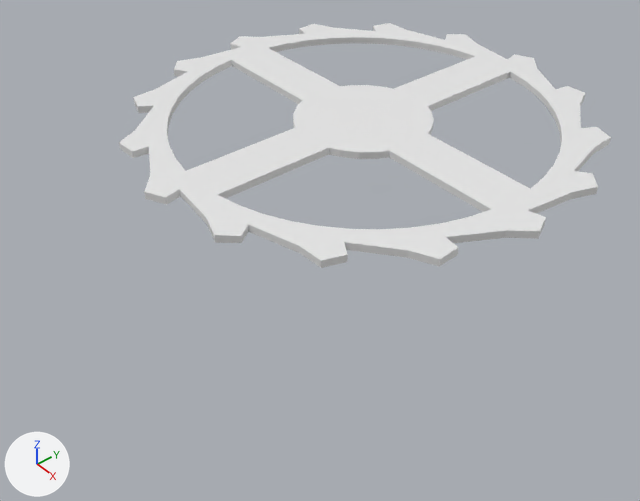
The Blender file assets/blender/clock.blend as it was, and as the next commit left it.
Camera for both pictures: a 50 mm lens placed at (4.81, -4.43, 3.51), pointed at (-0.36, -0.17, -1.51). Every picture has the same lights, and +X, +Y and +Z are marked at lower left.

Objects in the first picture: 'escape_wheel'.
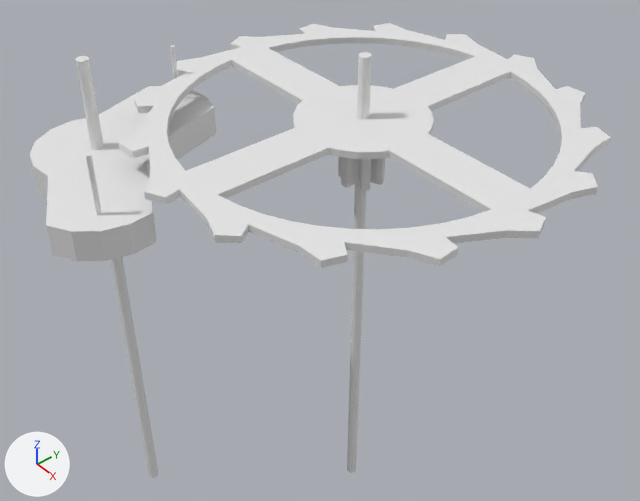
The newer file is also turned or shifted as a whole; pictures and numbers use the older file's frame.

Pixel boxes (x1, y1, x2, y2) of what changed, in the pictures (640 x 501 px; the box of a moved part takes in the faces that stretch with it):
```json
{"object": "anchor", "change": "added", "after": [30, 45, 216, 261]}
{"object": "pin.001", "change": "added", "after": [75, 56, 158, 478]}
{"object": "pin.000", "change": "added", "after": [347, 52, 372, 473]}
{"part": 1, "of": "me_circle", "change": "added", "after": [338, 157, 385, 191]}
{"part": 2, "of": "me_circle", "change": "moved or reshaped", "before": [119, 63, 513, 231], "after": [119, 63, 513, 231]}
```

Scene script edits in JSON lines:
```json
{"block": "me_circle", "where": "# used by ob_escape_wheel; location = (0.0, 0.0, 0.0)"}
{"op": "remove", "block": "me_circle", "code": "me_circle.from_pydata(...)  # 282 vertices, 422 faces; spans x -1.98..1.98, y -1.98..1.98, z -0.06..0.0"}
{"op": "add", "block": "me_circle", "code": "me_circle.from_pydata(...)  # 446 vertices, 564 faces; spans x -1.98..1.98, y -1.98..1.98, z -0.6..0.0"}
{"block": "me_circle", "change": "me_circle part 1: a new loose piece of 168 vertices spanning x -0.19..0.19, y -0.2..0.2, z -0.6..-0.06"}
{"block": "me_circle", "change": "me_circle part 2"}
{"block": "me_circle", "change": "4 vertices are removed from x -0.21..0.21, y 0.54, z -0.06..0.0"}
{"block": "me_circle", "change": "296 faces are deleted"}
{"block": "me_circle", "change": "294 new faces join them"}
{"op": "add", "block": "me_cylinder", "code": ["me_cylinder = bpy.data.meshes.new('Cylinder')", "me_cylinder.from_pydata(...)  # a 12-sided cylinder along z spanning x -1.0..1.0, y -1.0..1.0, z -1.0..1.0"]}
{"op": "add", "block": "me_circle_001", "code": ["me_circle_001 = bpy.data.meshes.new('Circle.001')", "me_circle_001.from_pydata(...)  # 78 vertices, 84 faces; spans x -1.89..1.0, y -1.89..2.27, z -0.93..0.5"]}
{"op": "add", "block": "ob_pin_000", "code": ["ob_pin_000 = bpy.data.objects.new('pin.000', me_cylinder)", "ob_pin_000.location = (0.0, 0.0, -1.955)", "ob_pin_000.rotation_euler = (0.0, -3.142, 0.0)  # degrees (0, -180, 0)", "ob_pin_000.scale = (0.0522, 0.0522, 2.5)"]}
{"op": "add", "block": "ob_anchor", "code": ["ob_anchor = bpy.data.objects.new('anchor', me_circle_001)", "ob_anchor.location = (-1.355, -1.754, -0.245)", "ob_anchor.rotation_euler = (0.0, 3.142, 0.312)  # degrees (0, 180, 18)", "ob_anchor.scale = (0.548, 0.548, 0.548)"]}
{"op": "add", "block": "ob_pin_001", "code": ["ob_pin_001 = bpy.data.objects.new('pin.001', me_cylinder.copy())", "ob_pin_001.location = (-1.355, -1.755, -1.955)", "ob_pin_001.rotation_euler = (0.0, -3.142, 0.0)  # degrees (0, -180, 0)", "ob_pin_001.scale = (0.0522, 0.0522, 2.5)"]}
```
